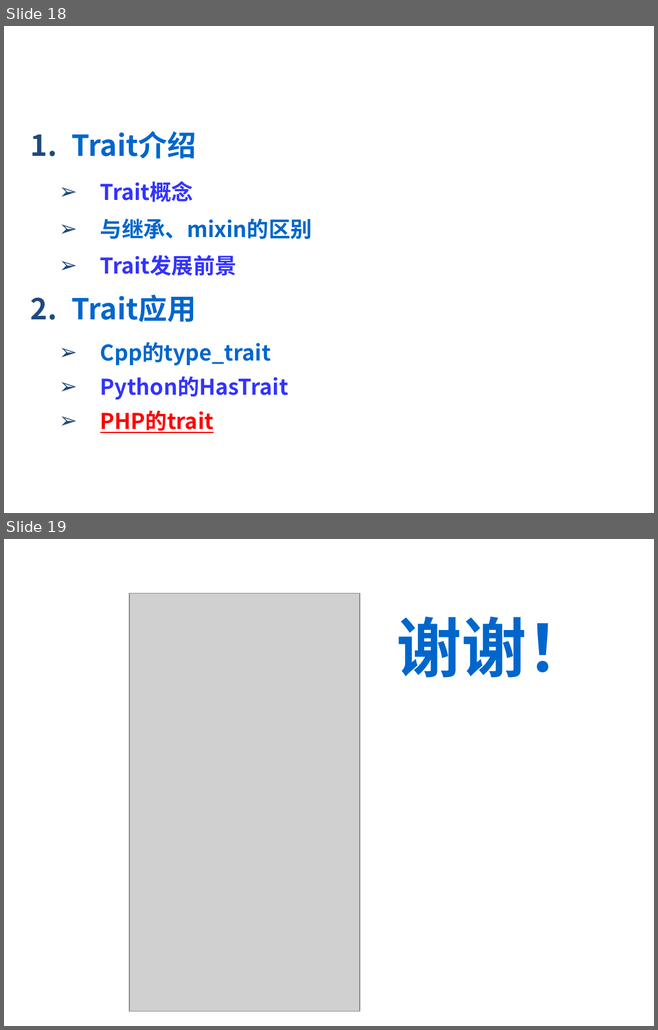
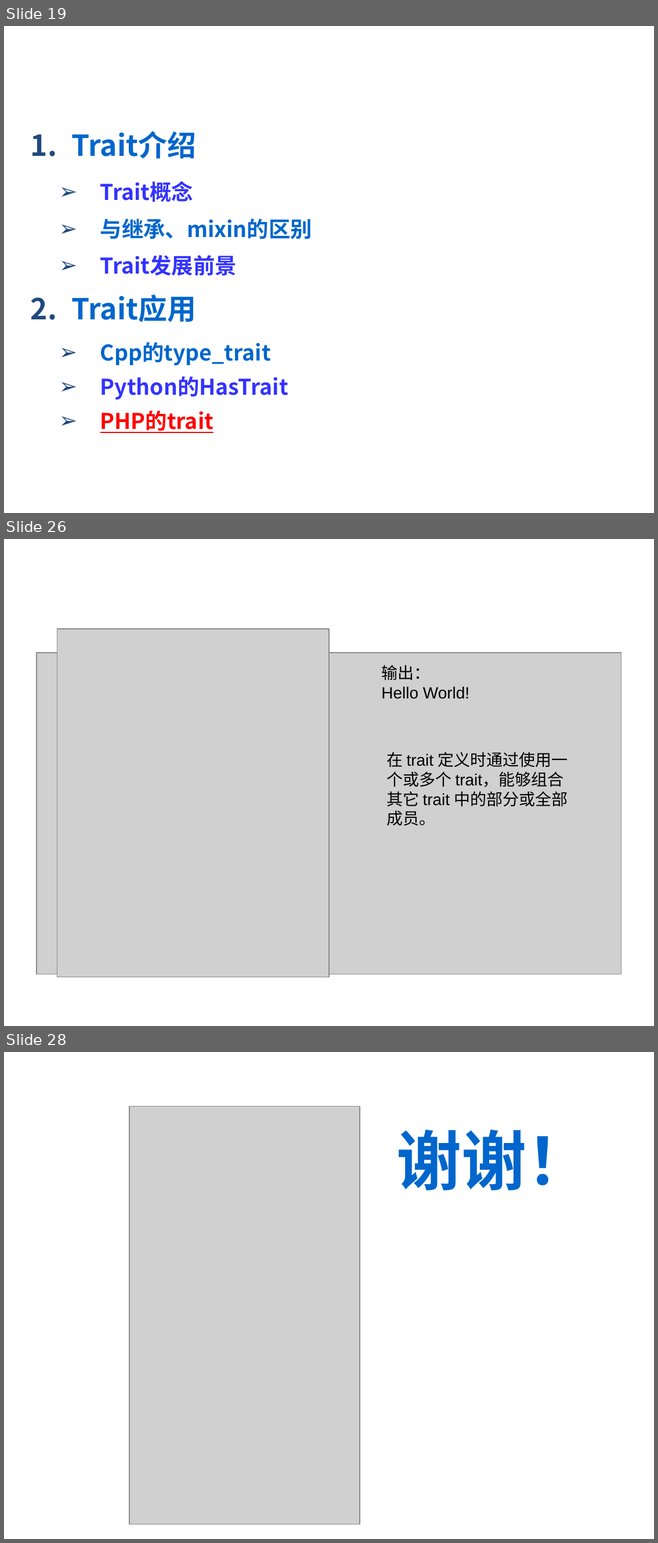
Before and after one commit to 2017-CompilerH-a3/Teamwork-Traits, a slide deck: trait.ppt. Shown one above the other, each under a label of ours: slides 18 and 19 before the commit, slides 19, 26 and 28 after it; the slides between them are not shown. The pictures are 658x1030 and 658x1543 pixels, drawn with LibreOffice and Linux fonts; fonts in the diff are those of the drawing; grey boxes stand for pictures; background and template pictures are left out. Boxes give left, top, right and bottom in pixels: in the first picture for what was removed or moved away, otherwise in the second. Text is boxed around its words. In the diff, an @@ line names an element or a change of style, - is before the commit and + after.

```diff
--- a/trait.ppt
+++ b/trait.ppt
@@ slide 26 added at box(4, 539, 654, 1026), background picture (left out) @@
@@ text added at box(36, 559, 394, 599), 28 pt, text #FFFFFF, bold, italic @@
+PHP中的traits
@@ picture added at box(57, 629, 329, 977) @@
@@ picture added at box(36, 653, 621, 974) @@
@@ text added at box(381, 665, 469, 699), 18 pt, text #000000 @@
+输出：
+Hello World!
@@ text added at box(386, 752, 568, 826), 18 pt, text #000000 @@
+在 trait 定义时通过使用一个或多个 trait，能够组合其它 trait 中的部分或全部成员。
@@ what was slide 18 is now slide 19 @@
@@ what was slide 19 is now slide 28 @@
```
Also in this commit, not shown: 8 slides changed, 8 other slides added.
